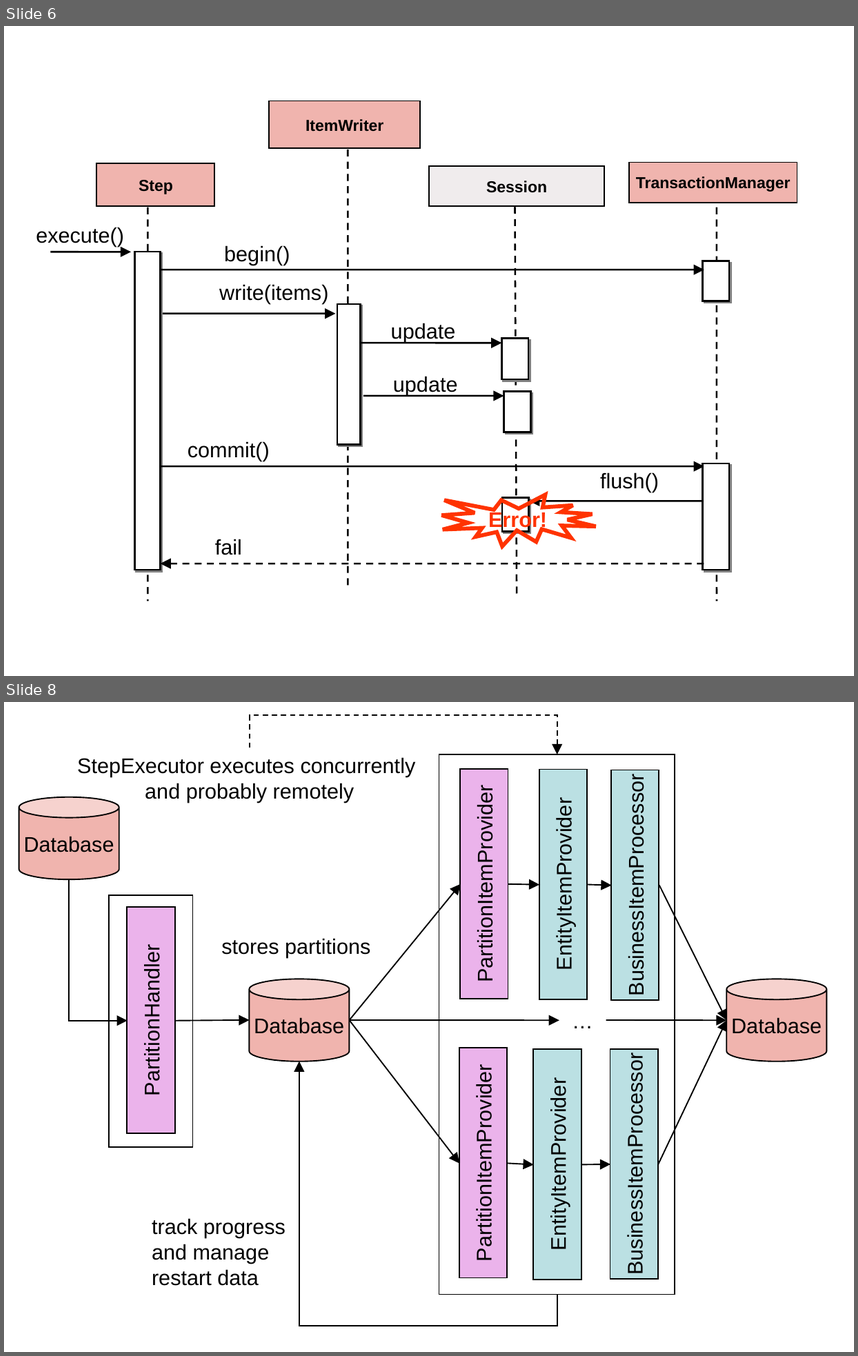
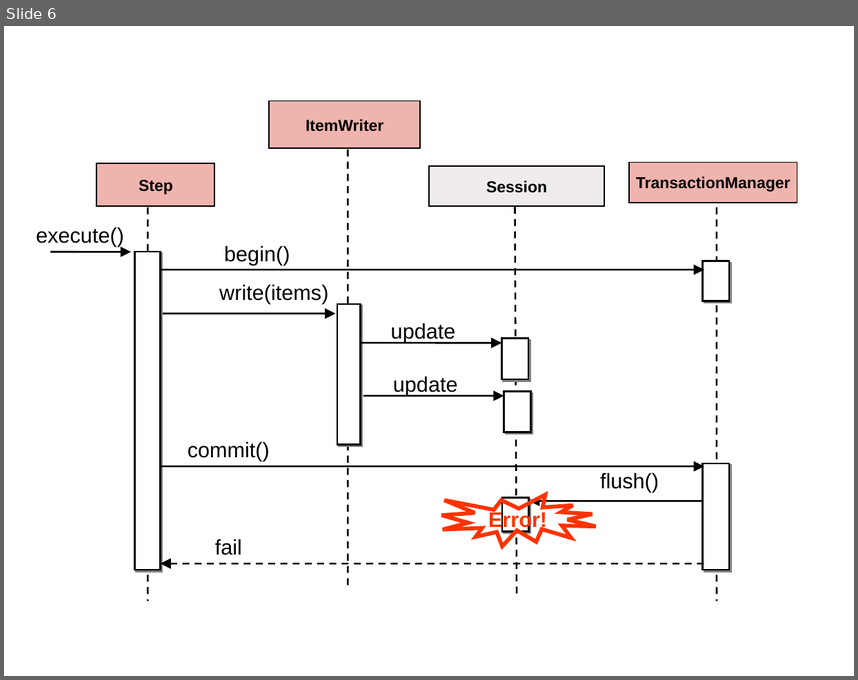
Before and after one commit to spring-projects/spring-batch, a slide deck: src/models/Figures.ppt. Shown one above the other, each under a label of ours: slides 6 and 8 before the commit, slide 6 after it; the slides between them are not shown. The pictures are 858x1356 and 858x680 pixels, drawn with LibreOffice and Linux fonts; fonts in the diff are those of the drawing. Boxes give left, top, right and bottom in pixels: in the first picture for what was removed or moved away, otherwise in the second. Text is boxed around its words. In the diff, an @@ line names an element or a change of style, - is before the commit and + after.

```diff
--- a/src/models/Figures.ppt
+++ b/src/models/Figures.ppt
@@ slide 8 removed at box(4, 702, 854, 1352), background #FFFFFF @@
@@ elbow arrow removed from (249, 748) to (557, 754) @@
@@ text removed at box(77, 757, 416, 802) @@
-StepExecutor executes concurrently
-and probably remotely
@@ rectangle removed at box(440, 754, 676, 1294) @@
@@ rectangle removed at box(461, 769, 509, 999) @@
-PartitionItemProvider
@@ rectangle removed at box(539, 770, 588, 1000) @@
-EntityItemProvider
@@ rectangle removed at box(611, 770, 659, 1000) @@
-BusinessItemProcessor
@@ cylinder removed at box(19, 797, 120, 880) @@
-Database
@@ elbow arrow removed from (69, 880) to (128, 1021) @@
@@ arrow removed from (350, 1021) to (460, 883) @@
@@ arrow removed from (508, 883) to (540, 885) @@
@@ arrow removed from (587, 885) to (611, 885) @@
@@ arrow removed from (660, 885) to (727, 1021) @@
@@ rectangle removed at box(110, 895, 193, 1147) @@
@@ rectangle removed at box(128, 908, 176, 1134) @@
-PartitionHandler
@@ text removed at box(221, 938, 370, 958) @@
-stores partitions
@@ cylinder removed at box(249, 979, 350, 1061) @@
-Database
@@ cylinder removed at box(727, 979, 827, 1061) @@
-Database
@@ text removed at box(559, 1001, 605, 1039) @@
-…
@@ arrow removed from (176, 1021) to (249, 1019) @@
@@ arrow removed from (350, 1019) to (559, 1021) @@
@@ arrow removed from (350, 1021) to (460, 1163) @@
@@ arrow removed from (606, 1019) to (727, 1021) @@
@@ arrow removed from (658, 1164) to (727, 1021) @@
@@ rectangle removed at box(459, 1048, 508, 1278) @@
-PartitionItemProvider
@@ rectangle removed at box(533, 1050, 582, 1280) @@
-EntityItemProvider
@@ rectangle removed at box(611, 1050, 659, 1280) @@
-BusinessItemProcessor
@@ elbow arrow removed from (557, 1294) to (299, 1061) @@
@@ arrow removed from (507, 1163) to (534, 1164) @@
@@ arrow removed from (582, 1164) to (611, 1164) @@
@@ text removed at box(152, 1218, 286, 1286) @@
-track progress
-and manage
-restart data
```
Also in this commit, not shown: 1 slide changed, 25 slides added, 4 other slides removed, 11 other files.
